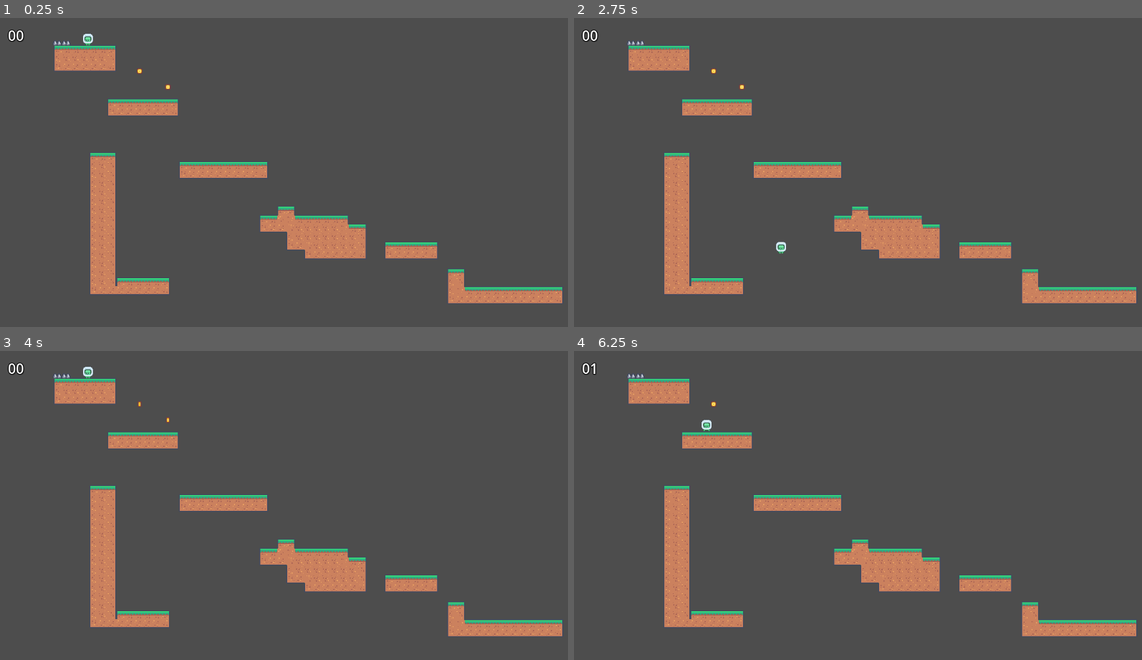
Above: before the commit, frames 1-4 (two rows, left to right).
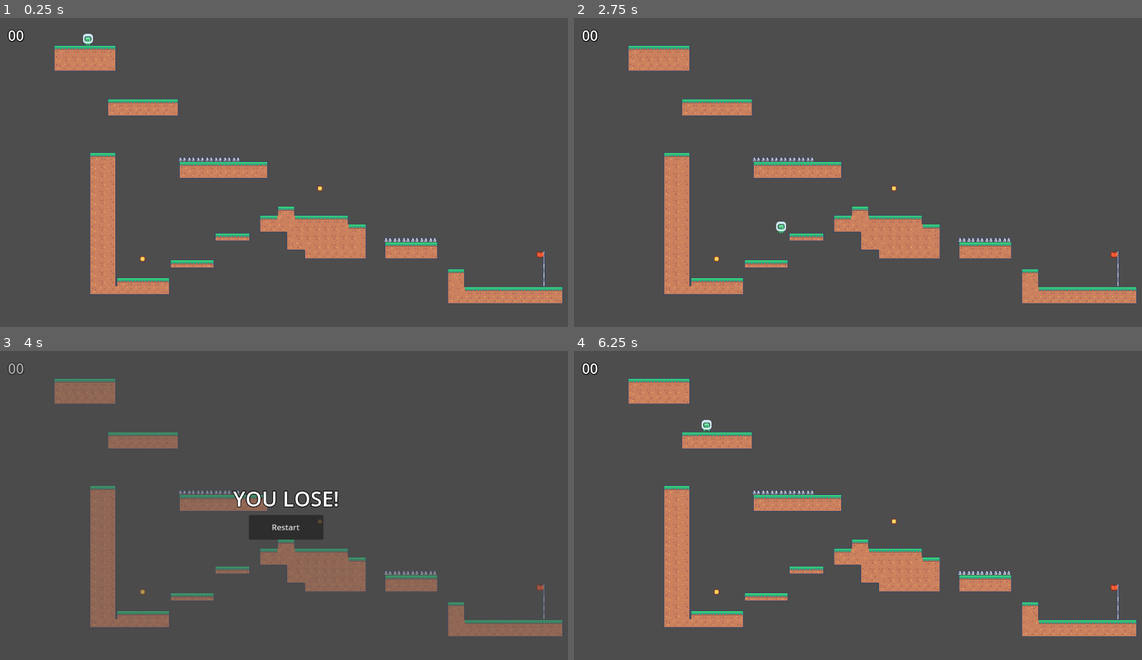
Above: after the commit, the same moments.

Repository: Ruellia42/eus2425
Game: Godot game, scene res://scenes/level.tscn
The game is run twice, just before and just after one commit, with the same random seed, the same clock (stepped at 60 frames per second) and the same inputs.
Inputs (mouse positions are in pixels of both pictures, inside the frame that each line leads up to):
- Up to frame 1 (0.25 s): no input
- Up to frame 2 (2.75 s): tap Enter (ui_accept) at 0.5, 0.77, 1.52 s; hold Right (ui_right) 0.53-2.03 s; hold Left (ui_left) from 2.03 s (still down)
- Up to frame 3 (4 s): release Left (ui_left) at 2.78 s; hold Right (ui_right) 2.78-3.5 s; tap Enter (ui_accept) at 3.02 s; click (284, 527) at 3.5 s, where only the run before the commit has a clickable "Restart"
- Up to frame 4 (6.25 s): click (858, 527) at 4.25 s, where only the run after the commit has a clickable "Restart"; tap Enter (ui_accept) at 5, 5.27, 6.02 s; hold Right (ui_right) 5.03-5.78 s; hold Left (ui_left) from 5.78 s (still down)

The runs differ from the first frame. In frame 1, 0.6% of the frame differs, in the area x 9-96%, y 7-87%; in frame 2, 0.7%; in frame 3, 10%, in the area x 1-99%, y 3-93%; in frame 4, 0.7%.

Commit message:
add flag to tileset

Diff:
--- a/scenes/level.tscn
+++ b/scenes/level.tscn
@@ -23,24 +23,24 @@
 position = Vector2(572, 157)
 
 [node name="Coin" parent="Environment/Collectables" instance=ExtResource("5_1x5rw")]
-position = Vector2(-289, -50)
+position = Vector2(-283, 328)
 
 [node name="Coin2" parent="Environment/Collectables" instance=ExtResource("5_1x5rw")]
-position = Vector2(-232, -18)
+position = Vector2(74, 186)
 
 [node name="Goal" parent="Environment" instance=ExtResource("3_qbt0e")]
-position = Vector2(1000, 527)
-scale = Vector2(4.96, 1)
+position = Vector2(1097, 500)
+scale = Vector2(0.530476, 3.96933)
 
-[node name="TileMap" parent="Environment" instance=ExtResource("7_36f6a")]
+[node name="TileMap_Ground" parent="Environment" instance=ExtResource("7_36f6a")]
 position = Vector2(2, 0)
-layer_0/tile_data = PackedInt32Array(196615, 131076, 1, 2621 …(4019 unchanged characters)… 7, 1966091, 131076, 7, 1966090, 65540, 7)
+layer_0/tile_data = PackedInt32Array(196615, 131076, 1, 2621 …(4019 unchanged characters)… 7, 1966091, 131076, 7, 1966090, 65540, 7, 1769491, 65540, 0, 1769492, 131076, 0, 1769493, 131076, 0, 1769494, 131076, 0, 1769495, 196612, 0, 1572888, 65540, 0, 1572889, 131076, 0, 1572890, 131076, 0, 1572891, 196612, 0, 1703996, 720900, 268435461, 1769532, 720900, 268435462, 1835068, 720900, 268435462, 1900604, 720900, 268435462)
 
-[node name="TileMap2" parent="Environment" groups=["spikes"] instance=ExtResource("6_qpbqt")]
-layer_0/tile_data = PackedInt32Array(131078, 524292, 3, 131079, 524292, 3)
+[node name="TileMap_Danger" parent="Environment" groups=["spikes"] instance=ExtResource("6_qpbqt")]
+layer_0/tile_data = PackedInt32Array(983060, 524292, 3, 983061, 524292, 3, 983062, 524292, 3, 983063, 524292, 3, 983064, 524292, 3, 983065, 524292, 3, 983066, 524292, 3, 1572907, 524292, 3, 1572908, 524292, 3, 1572909, 524292, 3, 1572910, 524292, 3, 1572911, 524292, 3, 1572912, 524292, 3)
 
 [node name="Death_Collider" parent="Environment" instance=ExtResource("7_2vs0s")]
-position = Vector2(54, 634)
+position = Vector2(47, 755)
 scale = Vector2(191.924, 1.77053)
 
 [node name="Avatar" parent="." instance=ExtResource("2_c28vy")]
--- a/tilemaps/tile_set.tres
+++ b/tilemaps/tile_set.tres
@@ -216,6 +216,12 @@
 8:3/0/physics_layer_0/linear_velocity = Vector2(0, 0)
 8:3/0/physics_layer_0/angular_velocity = 0.0
 8:3/0/physics_layer_0/polygon_0/points = PackedVector2Array(-9, 5, -6, 0, 6, 0, 9, 5, 9, 9, -9, 9)
+11:5/0 = 0
+11:5/0/physics_layer_0/linear_velocity = Vector2(0, 0)
+11:5/0/physics_layer_0/angular_velocity = 0.0
+11:6/0 = 0
+11:6/0/physics_layer_0/linear_velocity = Vector2(0, 0)
+11:6/0/physics_layer_0/angular_velocity = 0.0
 
 [resource]
 tile_size = Vector2i(18, 18)
